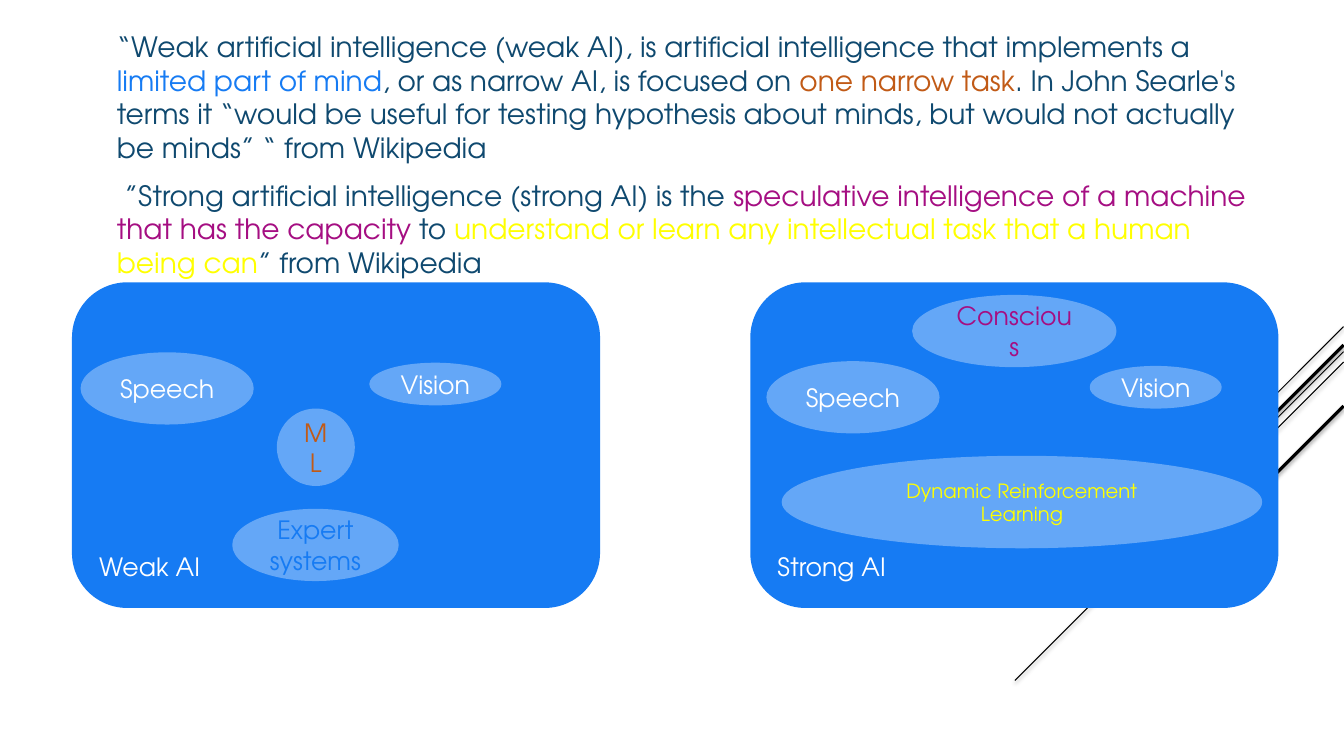
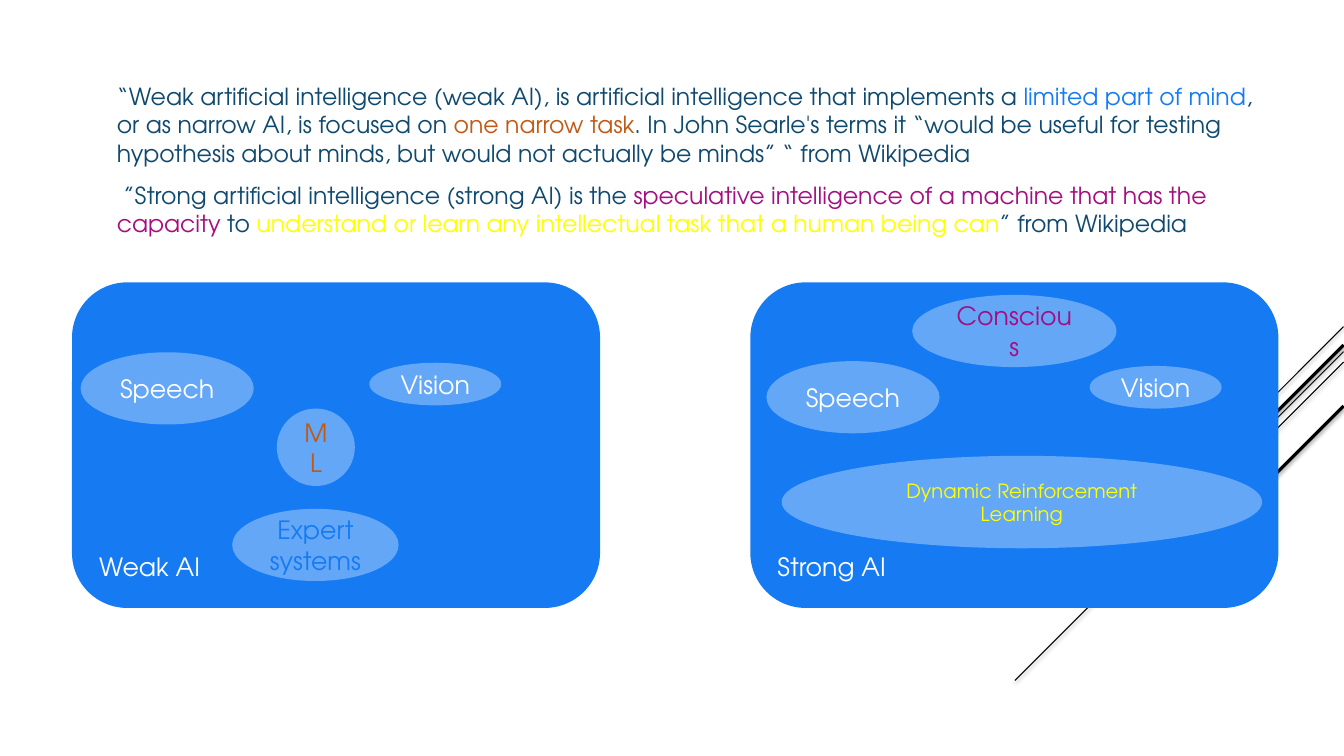
Before and after one commit to jnguyen1192/SIA, a slide deck: slide 3 of SAI_presentation_libre_office.pptx. Drawn at 1344x756 pixels with LibreOffice and Linux fonts; fonts in the diff are those of the drawing. Boxes give left, top, right and bottom in pixels: in the first picture for what was removed or moved away, otherwise in the second. Text is boxed around its words. In the diff, an @@ line names an element or a change of style, - is before the commit and + after.

Commit message:
#12 SAI manage sounds issue speech part 3 added

```diff
--- a/SAI_presentation_libre_office.pptx
+++ b/SAI_presentation_libre_office.pptx
@@ text "“Weak artificial intelligence (weak AI), ..." at (x1=117, y1=87, x2=1253, y2=237): size 20 to 16.8 pt @@
```
Also in this commit, not shown: 1 other slide changed.
